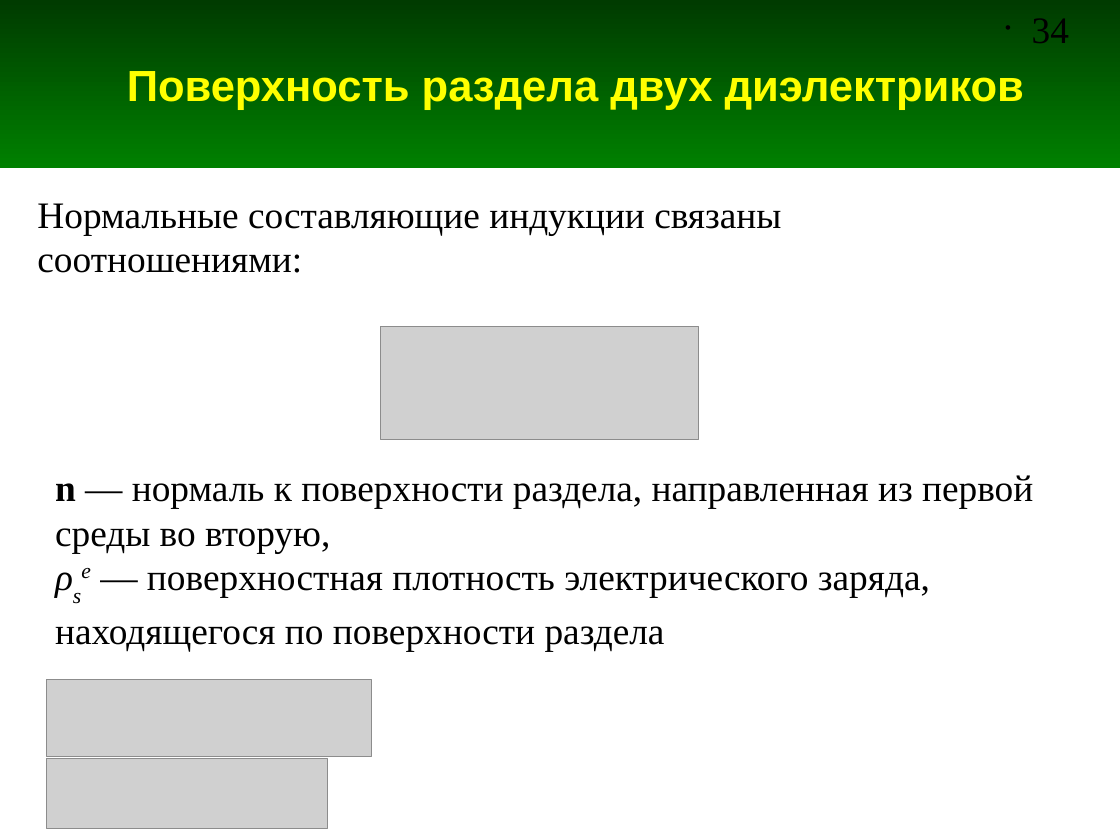
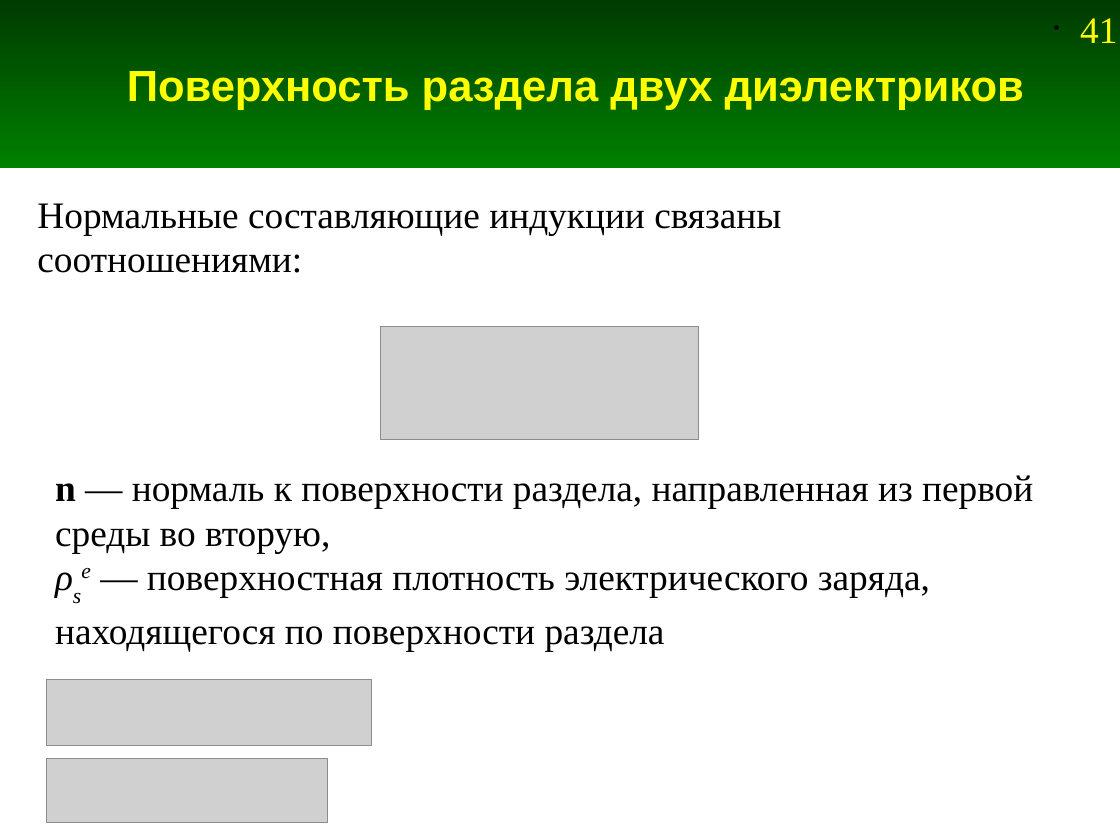
Before and after one commit to andris0147sv/modelling, a slide deck: slide 41 of presentations/1. Problem Statement.odp (slide 34 before the commit). Drawn at 1120x840 pixels with LibreOffice and Linux fonts; fonts in the diff are those of the drawing; grey boxes stand for pictures. Boxes give left, top, right and bottom in pixels: in the first picture for what was removed or moved away, otherwise in the second. Text is boxed around its words. In the diff, an @@ line names an element or a change of style, - is before the commit and + after.

```diff
--- a/presentations/1. Problem Statement.odp
+++ b/presentations/1. Problem Statement.odp
@@ page number removed at bbox=[1032, 18, 1069, 43] @@
-• 34
@@ page number added at bbox=[1080, 18, 1117, 43], 24 pt, text #FFFF00 @@
+• 41
@@ picture: place and size @@
-picture at bbox=[46, 680, 371, 757]
+picture at bbox=[46, 680, 371, 746]
@@ picture: place and size @@
-picture at bbox=[46, 758, 327, 829]
+picture at bbox=[46, 758, 327, 822]
```
Also in this commit, not shown: 42 other slides changed, 7 slides added, 4 other files.
